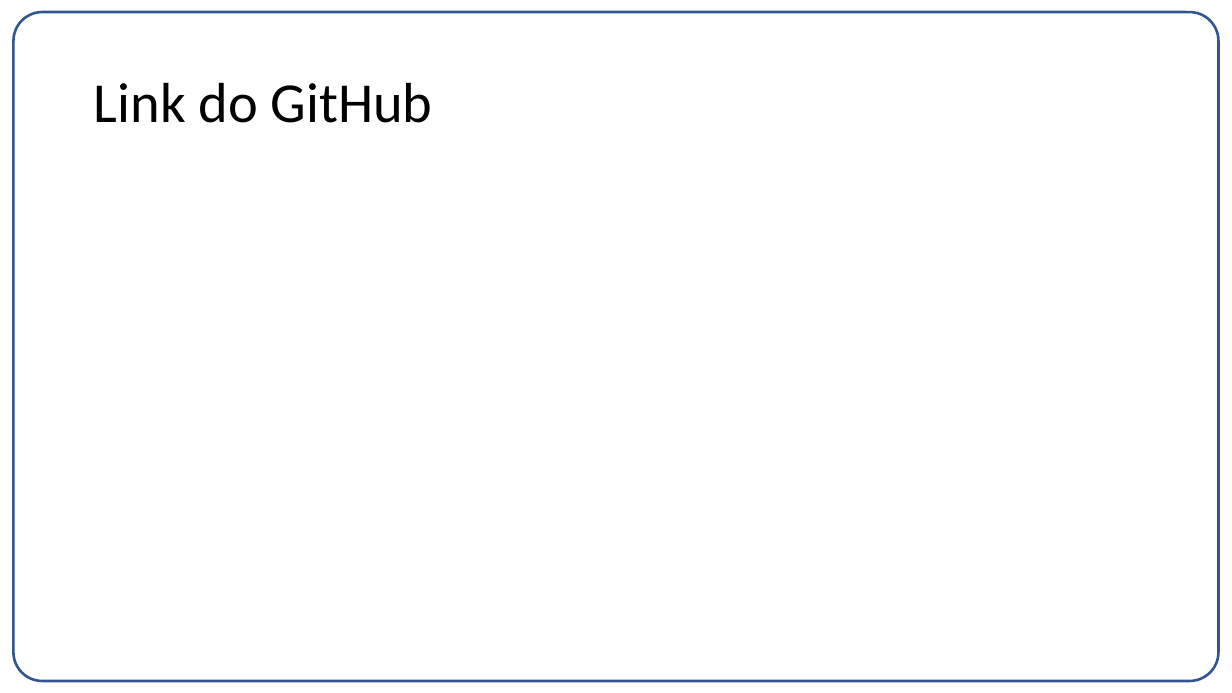
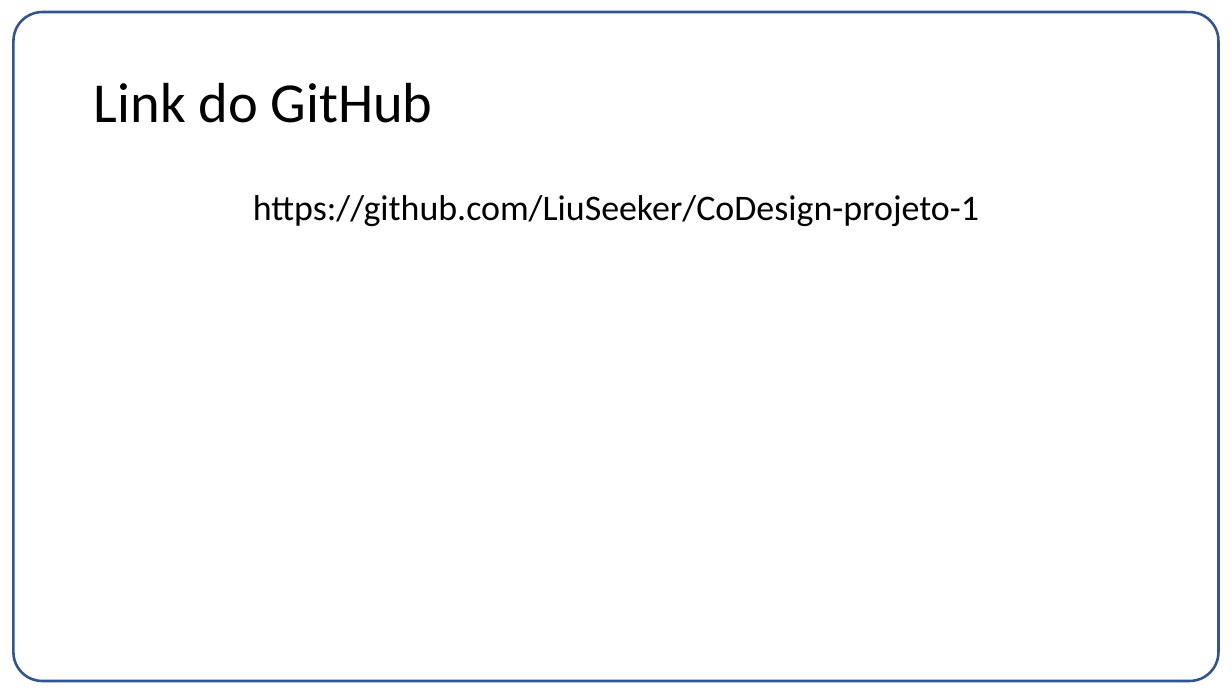
Before and after one commit to gpizzigh/CoDesign-projeto-1, a slide deck: slide 3 of Entrega01.pptx. Drawn at 1232x693 pixels with LibreOffice and Linux fonts; fonts in the diff are those of the drawing. Boxes give left, top, right and bottom in pixels: in the first picture for what was removed or moved away, otherwise in the second. Text is boxed around its words. In the diff, an @@ line names an element or a change of style, - is before the commit and + after.

```diff
--- a/Entrega01.pptx
+++ b/Entrega01.pptx
@@ text added at [253, 195, 979, 226], 28 pt, text #000000 @@
+https://github.com/LiuSeeker/CoDesign-projeto-1
```
Also in this commit, not shown: 1 other slide changed, 2 other files.
